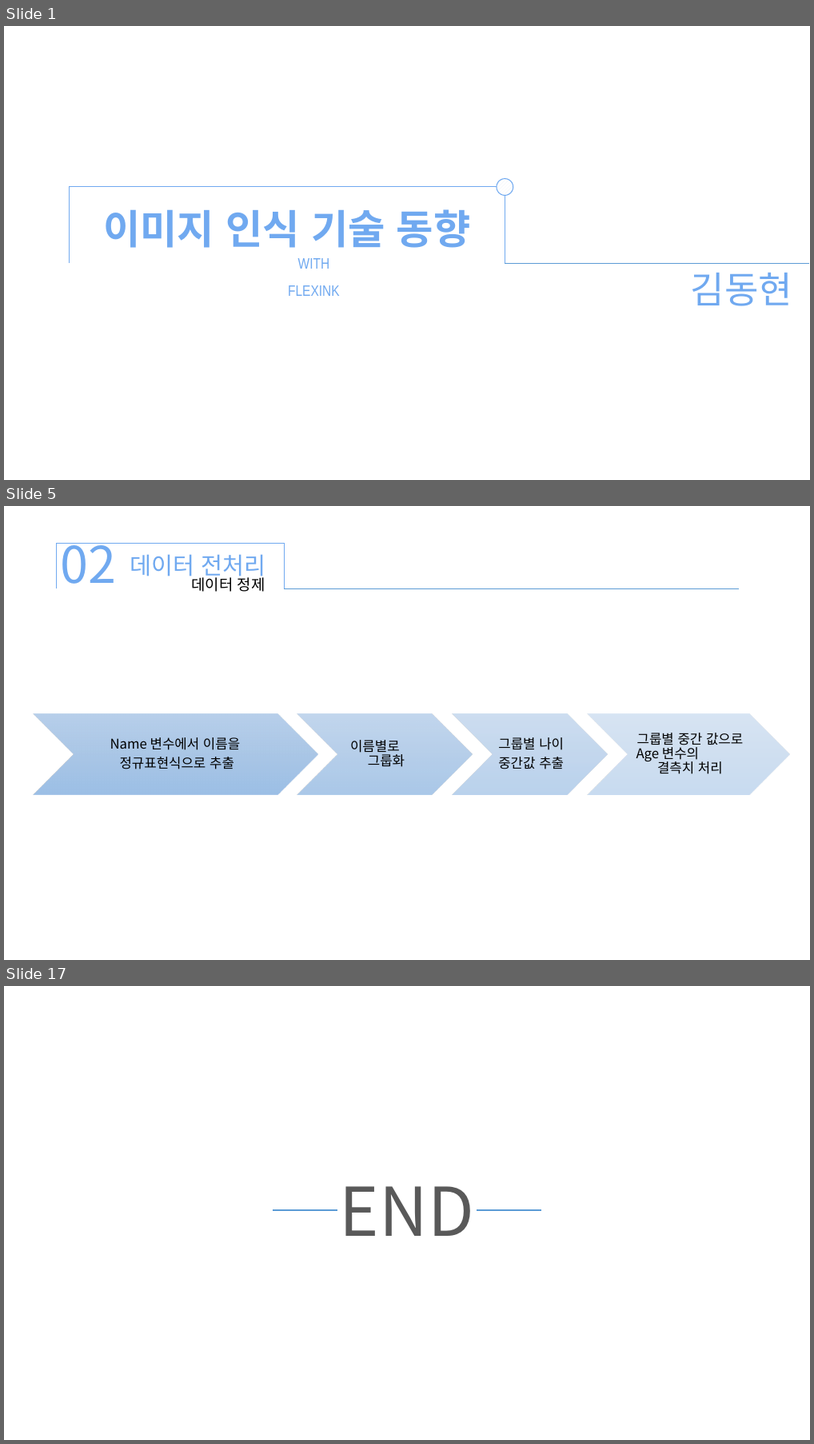
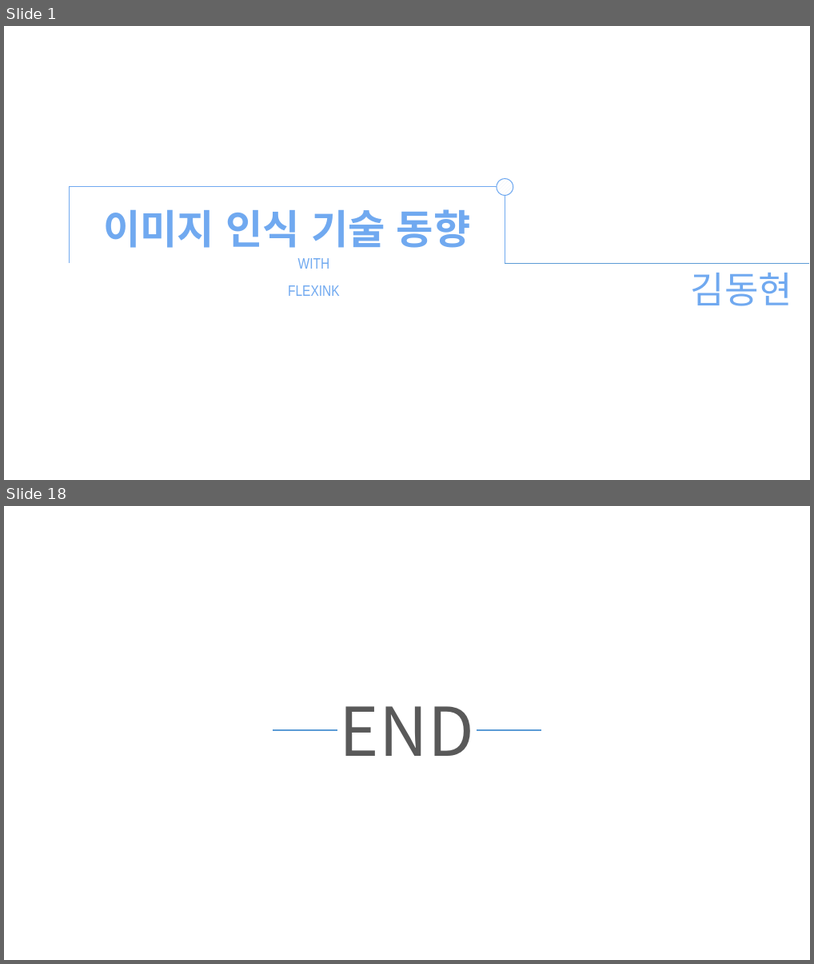
Before and after one commit to xddongx/flexink, a slide deck: 이미지 인식 기술/이미지 인식 기술_KDH.pptx. Shown one above the other, each under a label of ours: slides 1, 5 and 17 before the commit, slides 1 and 18 after it; the slides between them are not shown. The pictures are 814x1444 and 814x964 pixels, drawn with LibreOffice and Linux fonts; fonts in the diff are those of the drawing. Boxes give left, top, right and bottom in pixels: in the first picture for what was removed or moved away, otherwise in the second. Text is boxed around its words. In the diff, an @@ line names an element or a change of style, - is before the commit and + after.

```diff
--- a/이미지 인식 기술/이미지 인식 기술_KDH.pptx
+++ b/이미지 인식 기술/이미지 인식 기술_KDH.pptx
@@ slide 5 removed at <box>4,506,810,960</box>, background #FFFFFF @@
@@ right bracket removed at <box>57,543,284,589</box> @@
@@ text removed at <box>61,543,117,584</box> @@
-02
@@ text removed at <box>130,554,266,580</box> @@
-데이터 전처리
@@ text removed at <box>191,575,266,592</box> @@
-데이터 정제
@@ line removed from (284, 589) to (740, 589) @@
@@ group removed at <box>33,713,790,795</box>: 4 chevrons, 4 texts @@
-Name 변수에서 이름을
-정규표현식으로 추출
-이름별로 그룹화
-그룹별 나이
-중간값 추출
-그룹별 중간 값으로 Age 변수의 결측치 처리
@@ what was slide 17 is now slide 18 @@
```
Also in this commit, not shown: 2 slides changed, 14 slides added, 12 other slides removed, 11 other files.
